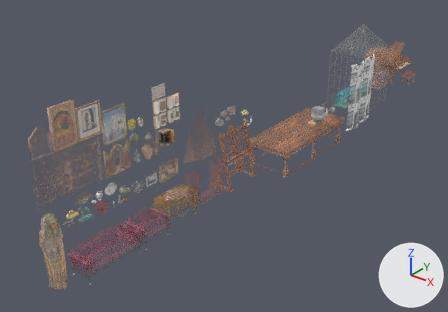
A saved change to the FBX model Docs/FBX/AssestsPreencher.fbx.
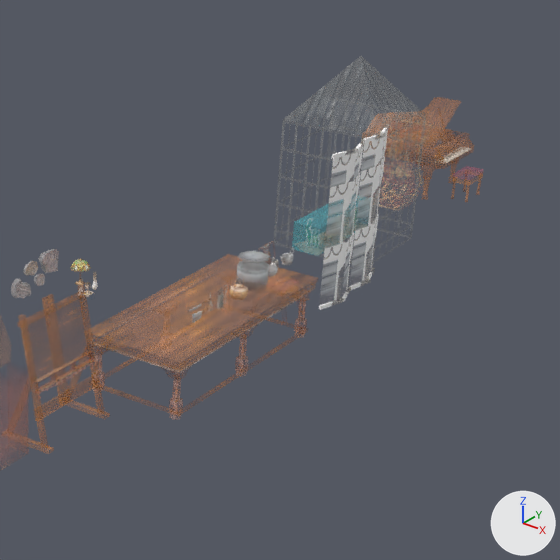
There are two pictures of each version: one whole from a camera (50 mm lens) standing at (12.76, -13.48, 11.28) and looking at (-1.45, 4.29, 0.26), one close up on the part from 47% to 100% of the width and 0% to 76% of the height. The axes (+X, +Y, +Z) are drawn at lower right. The lights are the same throughout. The first two pictures are the older version. Where no turn or scale is listed for an object, it has been applied to the vertices. Vertices at exactly the same position are counted once.
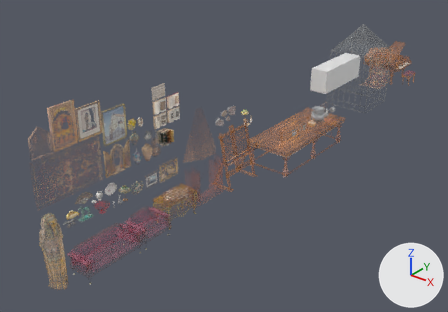
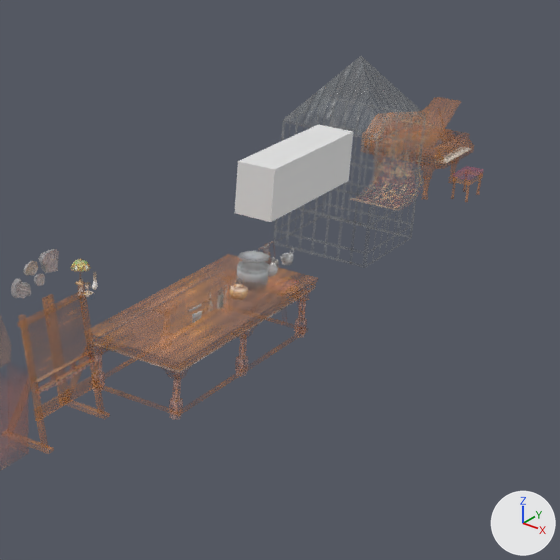
What differs and where, as boxes (x1, y1, x2, y2) in the close-ups (560 x 560 px; the box of a moved part takes in the faces that stretch with it):
'AquarioExt', added
    after: (235, 125, 353, 222)
'Plane', deleted
    before: (319, 149, 356, 310)
'Plane.002', deleted
    before: (349, 133, 384, 290)
'Aquario ', reshaped, moved (not visible afterwards)
    before: (294, 205, 368, 256)
'Plane.001', deleted
    before: (341, 143, 363, 302)
'Plane.003', deleted
    before: (366, 128, 388, 282)
part 1 of me_plane_018, moved or reshaped (not visible afterwards)
    before: (294, 214, 368, 256)
part 2 of me_plane_018, moved or reshaped (not visible afterwards)
    before: (344, 205, 353, 226)
part 3 of me_plane_018, moved or reshaped (not visible afterwards)
    before: (311, 228, 316, 250)
part 4 of me_plane_018, moved or reshaped (not visible afterwards)
    before: (305, 218, 313, 250)

The edits, one by one:
Material 'TransparenteAquario' (mat_transparenteaquario) is new.
Its base color is (0.8, 0.8, 0.8) (white #e7e7e7).
me_plane_018 is used by ob_aquario; location (0.6, 11.07, 1.15).
me_plane_018 had 205 vertices, 142 faces and spanned x -0.27..0.27, y -1.07..1.07, z -0.08..0.55.
me_plane_018 now has 197 vertices, 136 faces and spans x -0.37..0.37, y -1.47..1.47, z -0.11..0.77.
me_plane_018 part 1: the loose piece of 13 vertices spanning x -0.27..0.27, y -1.05..1.05, z 0.0..0.15 is scaled about the mesh origin by 1.4.
me_plane_018 part 2: the loose piece of 8 vertices spanning x -0.21..0.0, y 0.66..0.91, z 0.0..0.4 is scaled about the mesh origin by 1.4.
me_plane_018 part 3: the loose piece of 8 vertices spanning x -0.05..0.04, y -0.81..-0.68, z -0.04..0.39 is scaled about the mesh origin by 1.4.
me_plane_018 part 4: the loose piece of 8 vertices spanning x -0.21..-0.08, y -0.77..-0.59, z -0.08..0.55 is scaled about the mesh origin by 1.4.
Other edits to the shape of me_plane_018 do not show in these pictures.
Mesh me_plane_001 is new.
It is a box spanning x -0.38..0.38, y -1.5..1.5, z 0.0..1.0.
It uses material mat_transparenteaquario (white #e7e7e7).
Object 'Plane.003' (ob_plane_003) is deleted.
Object 'Plane.001' (ob_plane_001) is deleted.
Object 'Aquario ' (ob_aquario) moves from (0.6, 11.07, 1.15) to (0.0, 10.5, 2.0).
Object 'Plane' (ob_plane) is deleted.
Object 'Plane.002' (ob_plane_002) is deleted.
Object 'AquarioExt' (ob_aquarioext) is new; it shows me_plane_001.
Its location is (0.0, 10.5, 2.0).
